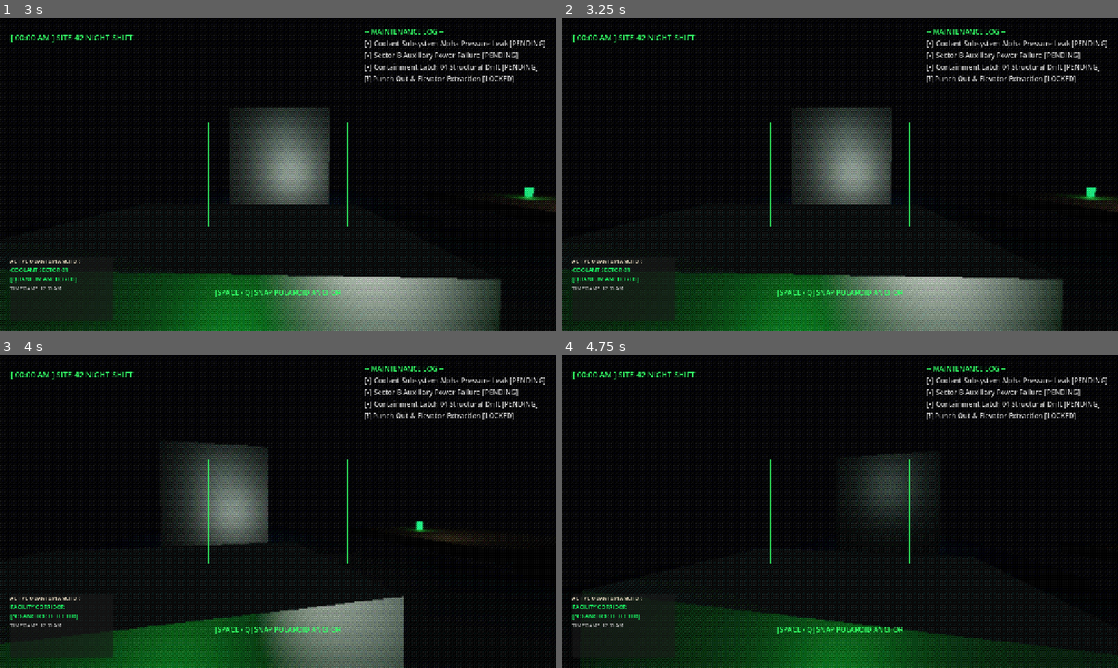
Above: before the commit, frames 1-4 (two rows, left to right).
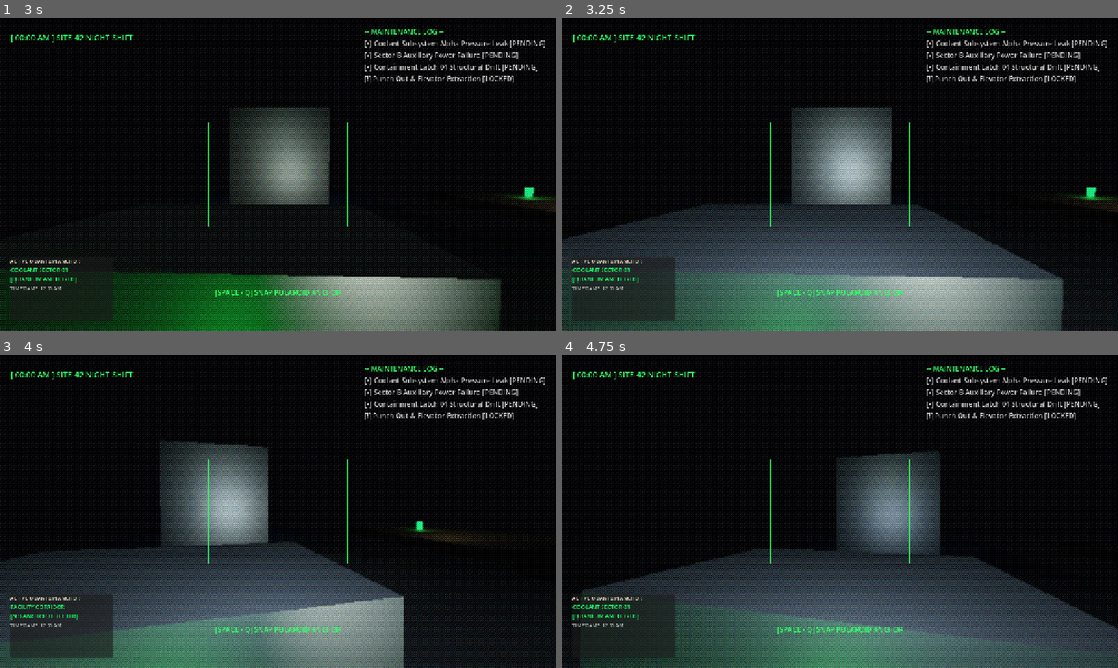
Above: after the commit, the same moments.

Repository: alexon-v8/night-shift-site42-game-off-2026
Game: Godot game, scene res://scenes/main.tscn
Same seed, same stepped clock (60 frames per second), same inputs: the game is played once before the commit and once after it.
Inputs (mouse positions are in pixels of both pictures, inside the frame that each line leads up to):
- Up to frame 1 (3 s): move the mouse to (305, 174) at 0.52 s; hold E (interact) 0.53-1.28 s; hold W (move_forward) from 0.53 s (still down); tap Enter at 1.25, 2.75 s; move the mouse to (250, 174) at 1.27 s; tap C (inspect_photo) at 1.35 s; tap E (interact) at 1.55 s; tap Space (take_photo) at 2 s; move the mouse to (289, 168) at 2.02 s; hold E (interact) 2.03-2.78 s; move the mouse to (272, 180) at 2.77 s; tap F (raise_camera) at 2.85 s
- Up to frame 2 (3.25 s): keep holding W (move_forward); tap E (interact) at 3.05 s
- Up to frame 3 (4 s): keep holding W (move_forward); move the mouse to (316, 514) at 3.52 s; hold Space (take_photo) from 3.53 s (still down); tap E (interact) at 3.8 s
- Up to frame 4 (4.75 s): keep holding W (move_forward); move the mouse to (795, 508) at 4.27 s; release Space (take_photo) at 4.28 s; tap T (toggle_flashlight) at 4.35 s; tap E (interact) at 4.55 s

Frame 1 is identical in both runs. In frame 2, 30% of the frame differs, in the area x 0-100%, y 28-100%; in frame 3, 28%; in frame 4, 32%, in the area x 0-100%, y 30-100%.

Commit message:
fix(facility): implement Containment 04 doorway, override console logic, aiming photo snap, and full test suite

Diff:
--- a/scenes/main.tscn
+++ b/scenes/main.tscn
@@ -72,3 +72,14 @@
 
 [node name="Containment04" parent="." instance=ExtResource("12_cont")]
 transform = Transform3D(1, 0, 0, 0, 1, 0, 0, 0, 1, -14, 0, 0)
+
+[node name="ContainmentVoid" parent="." instance=ExtResource("9_void")]
+transform = Transform3D(-4.37114e-08, 0, -1, 0, 1, 0, 1, 0, -4.37114e-08, -14, 0, 0)
+visible = false
+
+[node name="ShiftDoorway_Containment" parent="." instance=ExtResource("7_door")]
+transform = Transform3D(-4.37114e-08, 0, -1, 0, 1, 0, 1, 0, -4.37114e-08, -7, 0, 0)
+doorway_id = "door_containment"
+doorway_name = "CONTAINMENT WING 04"
+default_destination_path = NodePath("../Containment04")
+shifted_destination_path = NodePath("../ContainmentVoid")
--- a/scenes/rooms/containment_04.tscn
+++ b/scenes/rooms/containment_04.tscn
@@ -1,6 +1,6 @@
 [gd_scene load_steps=8 format=3]
 
-[ext_resource type="Script" path="res://scripts/coolant_valve.gd" id="1_script"]
+[ext_resource type="Script" path="res://scripts/override_console.gd" id="1_override"]
 
 [sub_resource type="StandardMaterial3D" id="StandardMaterial3D_floor"]
 albedo_color = Color(0.18, 0.15, 0.18, 1)
@@ -38,12 +38,11 @@
 [node name="MeshInstance3D" type="MeshInstance3D" parent="Floor"]
 mesh = SubResource("BoxMesh_floor")
 
-[node name="OverrideConsole" type="StaticBody3D" parent="."]
+[node name="OverrideConsole" type="StaticBody3D" parent="." groups=["containment_console"]]
 transform = Transform3D(1, 0, 0, 0, 1, 0, 0, 0, 1, 0, 0.6, -3.5)
 collision_layer = 3
 collision_mask = 3
-script = ExtResource("1_script")
-turns_required = 2
+script = ExtResource("1_override")
 
 [node name="CollisionShape3D" type="CollisionShape3D" parent="OverrideConsole"]
 shape = SubResource("BoxShape3D_console")
--- a/scripts/main_game.gd
+++ b/scripts/main_game.gd
@@ -20,10 +20,13 @@
 		player.camera_tool.photo_taken.connect(ui.on_photo_taken)
 		player.camera_tool.camera_aim_toggled.connect(ui.set_aiming)
 
-	# Connect containment console if present
+	# Connect containment override console if present
 	var console = get_node_or_null("Containment04/OverrideConsole")
-	if console and console.has_signal("valve_stabilized"):
-		console.valve_stabilized.connect(func(): facility_manager.resolve_ticket(3))
+	if console:
+		if console.has_signal("console_activated"):
+			console.console_activated.connect(func(): facility_manager.resolve_ticket(3))
+		elif console.has_signal("valve_stabilized"):
+			console.valve_stabilized.connect(func(): facility_manager.resolve_ticket(3))
 
 func _input(event: InputEvent):
 	if event.is_action_pressed("toggle_help") and ui:
--- /dev/null
+++ b/scripts/override_console.gd
@@ -0,0 +1,23 @@
+extends StaticBody3D
+class_name OverrideConsole
+
+signal console_activated
+
+@export var is_activated: bool = false
+@onready var mesh_instance: MeshInstance3D = get_node_or_null("MeshInstance3D")
+
+func interact():
+	if is_activated:
+		return
+	is_activated = true
+	if FacilitySoundManager.instance:
+		FacilitySoundManager.instance.play("terminal_beep", 1.2, 2.0)
+	if mesh_instance:
+		var mat = mesh_instance.get_active_material(0)
+		if mat and mat is StandardMaterial3D:
+			mat = mat.duplicate()
+			mat.albedo_color = Color(0.1, 0.9, 0.3)
+			mat.emission = Color(0.1, 1.0, 0.4)
+			mat.emission_energy_multiplier = 2.0
+			mesh_instance.set_surface_override_material(0, mat)
+	console_activated.emit()
--- a/scripts/player_controller.gd
+++ b/scripts/player_controller.gd
@@ -93,6 +93,11 @@
 		held_power_cell.update_held_position(hold_pos)
 
 func _handle_interaction():
+	if camera_tool and camera_tool.is_aiming:
+		var time_str = facility_ref.get_formatted_time() if facility_ref else "00:00 AM"
+		camera_tool.snap_photo(time_str)
+		return
+
 	if not interact_raycast or not interact_raycast.is_colliding():
 		return
 
@@ -102,15 +107,18 @@
 	if held_power_cell:
 		if col is PowerSocket:
 			if col.insert_cell():
+				interact_raycast.remove_exception(held_power_cell)
 				held_power_cell.queue_free()
 				held_power_cell = null
 				if facility_ref:
 					facility_ref.resolve_ticket(2)
 		else:
+			interact_raycast.remove_exception(held_power_cell)
 			held_power_cell.release()
 			held_power_cell = null
 	elif col is PowerCell:
 		held_power_cell = col
+		interact_raycast.add_exception(held_power_cell)
 		held_power_cell.grab(self)
 		if FacilitySoundManager.instance:
 			FacilitySoundManager.instance.play("footstep_metal", 1.5, -4.0)
@@ -118,6 +126,10 @@
 		col.interact()
 		if col.is_complete and facility_ref:
 			facility_ref.resolve_ticket(1)
+	elif col is OverrideConsole or col.is_in_group("containment_console"):
+		col.interact()
+		if facility_ref:
+			facility_ref.resolve_ticket(3)
 	elif col is MaintenanceTerminal:
 		col.interact()
 	elif col.name == "TimeClock" or col.is_in_group("exit_clock"):
--- a/tests/test_facility_shift.gd
+++ b/tests/test_facility_shift.gd
@@ -44,10 +44,49 @@
 	assert(valve.is_complete == true, "Valve must be complete after 3 turns")
 	print(" [PASS] Test 3: CoolantValve maintenance interaction verified.")
 
+	# Test 4: PowerCell pickup and PowerSocket insertion
+	var socket = PowerSocket.new()
+	var cell = PowerCell.new()
+	assert(socket.is_powered == false, "Socket must start unpowered")
+	var insert_res = socket.insert_cell()
+	assert(insert_res == true, "Cell must insert successfully into socket")
+	assert(socket.is_powered == true, "Socket must be powered after insertion")
+	var second_insert = socket.insert_cell()
+	assert(second_insert == false, "Socket cannot accept a second power cell")
+	print(" [PASS] Test 4: PowerCell & PowerSocket circuit restoration verified.")
+
+	# Test 5: OverrideConsole activation
+	var console = OverrideConsole.new()
+	assert(console.is_activated == false, "Console must start unactivated")
+	console.interact()
+	assert(console.is_activated == true, "Console must be activated after interaction")
+	print(" [PASS] Test 5: Containment Wing 04 OverrideConsole latch override verified.")
+
+	# Test 6: Polaroid Camera Tool aim and photograph capture
+	var cam_tool = PolaroidCameraTool.new()
+	assert(cam_tool.is_aiming == false, "Camera tool must start lowered")
+	cam_tool.set_aim(true)
+	assert(cam_tool.is_aiming == true, "Camera tool must be aiming")
+	var photo = cam_tool.snap_photo("02:15 AM")
+	assert(photo.has("title"), "Photo must have title metadata")
+	assert(photo["time"] == "02:15 AM", "Photo timestamp must match facility time")
+	print(" [PASS] Test 6: Polaroid Camera tool viewfinder and snapshot capture verified.")
+
+	# Test 7: Full shift loop completion & extraction punch-out
+	var state = {"finished": false}
+	fac.shift_completed.connect(func(): state["finished"] = true)
+	fac.complete_shift()
+	assert(state["finished"] == true, "Full graveyard shift completion must trigger extraction!")
+	print(" [PASS] Test 7: Full 06:00 AM extraction and time clock completion verified.")
+
 	# Cleanup
 	fac.free()
 	door.free()
 	valve.free()
+	socket.free()
+	cell.free()
+	console.free()
+	cam_tool.free()
 
-	print(">>> ALL 3 SITE-42 MECHANICS TESTS PASSED CLEANLY! <<<")
+	print(">>> ALL 7 SITE-42 MECHANICS TESTS PASSED CLEANLY! <<<")
 	quit(0)
Not shown, added: scripts/override_console.gd.uid
Not shown, added: tests/test_facility_shift.gd.uid
